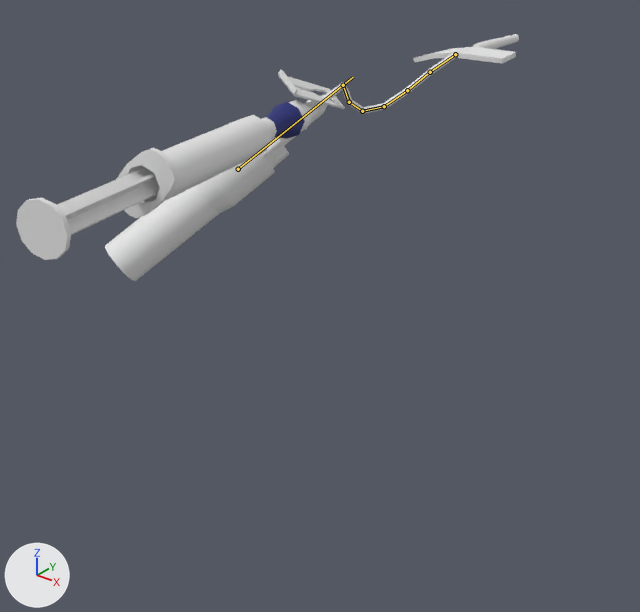
The FBX model care-up/Assets/_Models/insulfon.fbx, before and after one commit.
Rendered twice from a 50 mm lens placed at (0.24, -0.424, 0.084), pointed at (0.005, -0.131, -0.098). Arrows for +X, +Y and +Z are at lower left; the lights stay in place. Both versions are drawn at frame 2106 of the action 'insolfonArm|i590_backed_L_Lib.001'; the numbers are the values there. The bones that change are drawn over the model as lines.

Names of what the first picture shows: 'OmniflushSyringeBarrel', 'OmniflushSyringePlunger', 'bf', 'cap.001', 'i_connector', 'outer', 'puller', 'puller.001', 'ring', 'tube'.
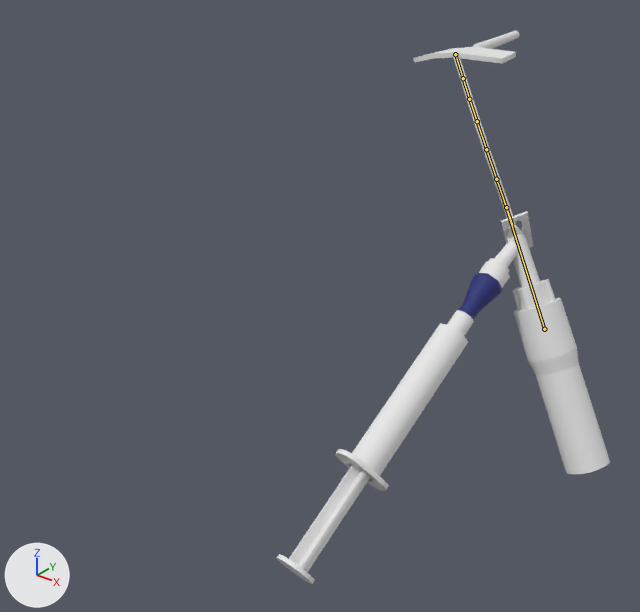
Location of each change, [x1, y1, x2, y2] in pixels of the pictures (640 x 612 px):
'outer', posed: before [105, 153, 275, 281]; after [513, 298, 610, 475]
'OmniflushSyringeBarrel', posed (14% narrower, 75% taller): before [116, 115, 277, 218]; after [335, 310, 474, 491]
'OmniflushSyringePlunger', posed: before [16, 167, 160, 260]; after [277, 464, 370, 584]
'puller', posed (31% narrower): before [278, 70, 345, 145]; after [494, 211, 540, 288]
'i_connector', posed: before [267, 100, 311, 139]; after [459, 261, 510, 321]
'tube', posed (51% narrower, 179% taller): before [327, 53, 457, 114]; after [453, 53, 516, 225]
'puller.001', posed: before [262, 137, 289, 168]; after [512, 279, 555, 311]
'cap.001', posed (19% taller): before [473, 34, 519, 49]; after [473, 31, 519, 49]
'ring', posed: before [299, 101, 312, 117]; after [489, 258, 509, 272]
bone 'puller', root to tip: before (238, 169) to (353, 77); after (544, 329) to (502, 196)
bone 't0', root to tip: before (455, 54) to (430, 72); after (455, 54) to (463, 78)
bone 't1', root to tip: before (430, 72) to (407, 90); after (463, 78) to (469, 99)
bone 't2', root to tip: before (407, 90) to (384, 106); after (469, 99) to (477, 121)
bone 't3', root to tip: before (384, 106) to (362, 111); after (477, 121) to (486, 149)
bone 't4', root to tip: before (362, 111) to (349, 102); after (486, 149) to (496, 179)
bone 't5', root to tip: before (349, 102) to (343, 85); after (496, 179) to (506, 207)
bone 't6', root to tip: before (343, 85) to (328, 97); after (506, 207) to (512, 225)

The edits, one by one:
Bone 'puller' (bone_puller) moves from (3.5, 2.96, 3.21) to (-6.27, 9.28, 9.21).
Bone 'puller' (bone_puller) turns from (38, 157, 51) to (-61, -5, -69) degrees about its own x, y and z.
Bone 't0' (bone_t0) turns from (31, -28, 10) to (-39, -157, -33) degrees about its own x, y and z.
Bone 't1' (bone_t1) turns from (-9, 0, 0) to (-6, 0, 0) degrees about its own x, y and z.
Bone 't2' (bone_t2) turns from (10, 0, 0) to (5, 0, 0) degrees about its own x, y and z.
Bone 't3' (bone_t3) turns from (30, 0, 0) to (18, 0, 0) degrees about its own x, y and z.
Bone 't4' (bone_t4) turns from (32, 0, 0) to (18, 0, 0) degrees about its own x, y and z.
Bone 't5' (bone_t5) turns from (20, 0, 0) to (12, 0, 0) degrees about its own x, y and z.
Bone 't6' (bone_t6) turns from (-93, -2, -2) to (-16, 0, 1) degrees about its own x, y and z.
